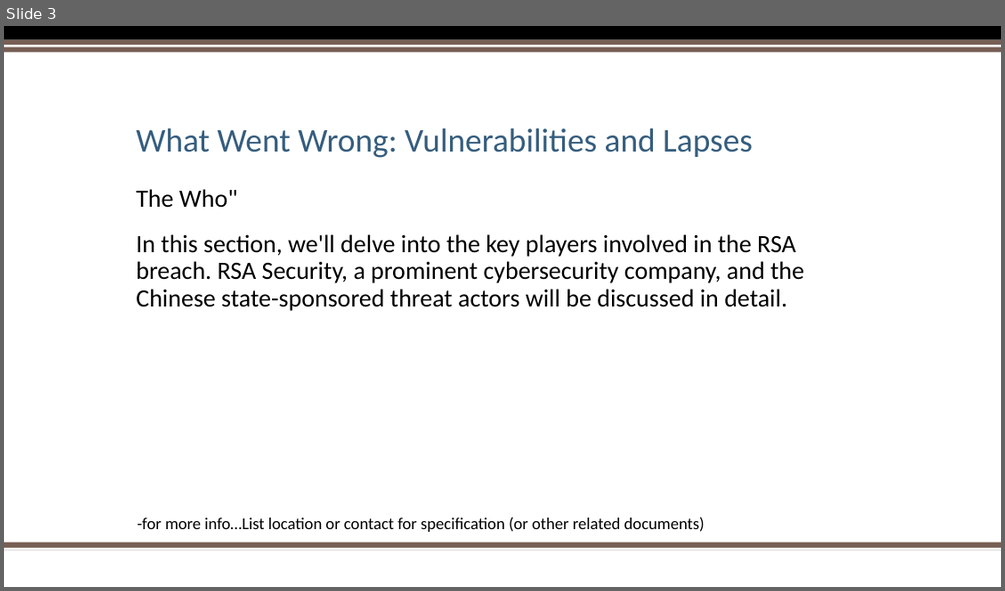
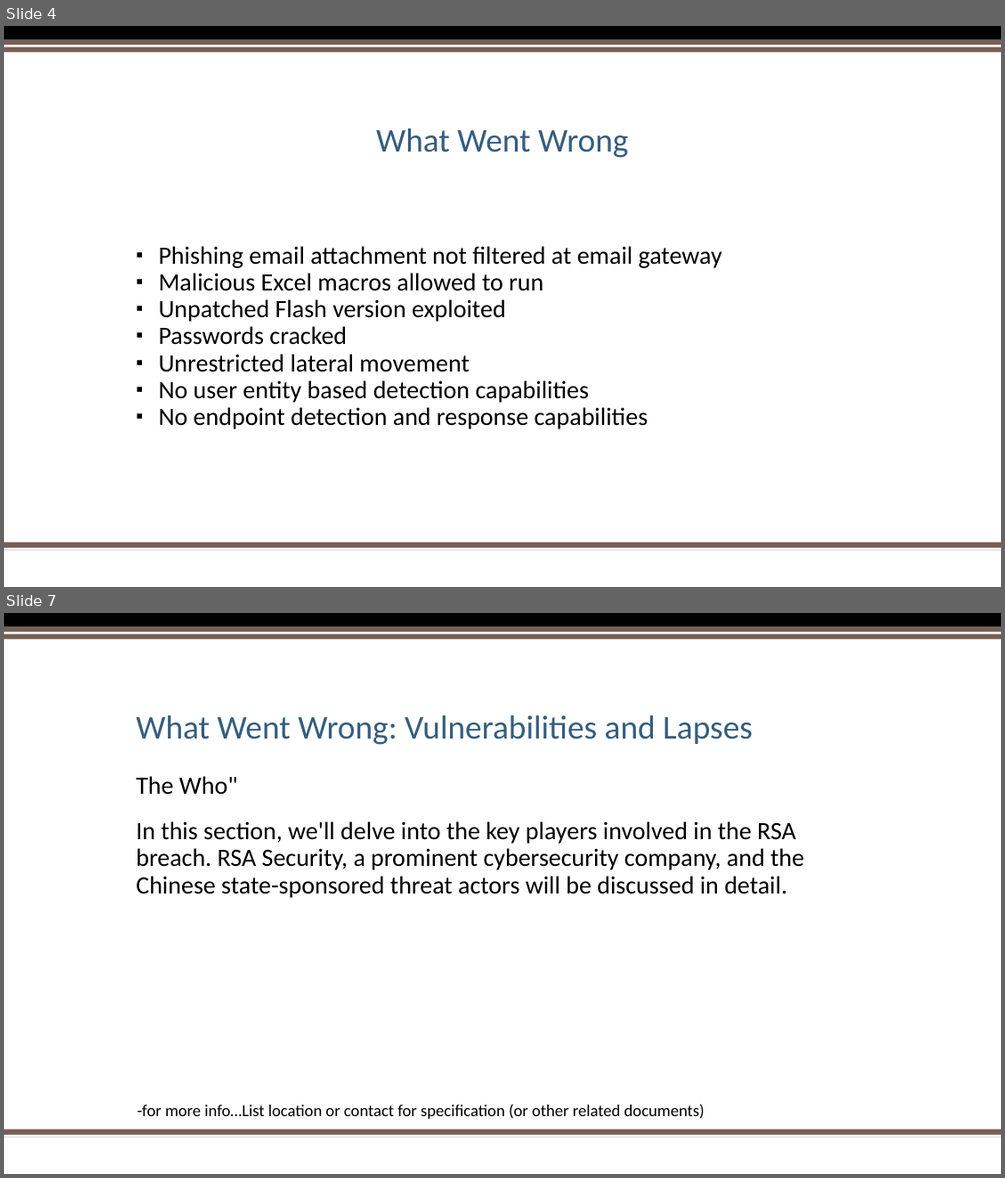
Before and after one commit to 0xTestbuild/IncidentResponseTeam8, a slide deck: lastname_Team8_FA_SlideDeck.pptx. Shown one above the other, each under a label of ours: slide 3 before the commit, slides 4 and 7 after it; the slides between them are not shown. The pictures are 1005x591 and 1005x1178 pixels, drawn with LibreOffice and Linux fonts; fonts in the diff are those of the drawing; background and template pictures are left out. Boxes give left, top, right and bottom in pixels: in the first picture for what was removed or moved away, otherwise in the second. Text is boxed around its words. In the diff, an @@ line names an element or a change of style, - is before the commit and + after.

```diff
--- a/lastname_Team8_FA_SlideDeck.pptx
+++ b/lastname_Team8_FA_SlideDeck.pptx
@@ slide 4 added at <box>4,26,1001,587</box>, background #FFFFFF; not listed: 5 template elements that a slide beside it also shows @@
@@ title added at <box>376,128,628,158</box>, 32 pt, text #355D7E @@
+What Went Wrong
@@ text added at <box>159,246,722,429</box>, 24 pt, text #000000 @@
+▪ Phishing email attachment not filtered at email gateway
+▪ Malicious Excel macros allowed to run
+▪ Unpatched Flash version exploited
+▪ Passwords cracked
+▪ Unrestricted lateral movement
+▪ No user entity based detection capabilities
+▪ No endpoint detection and response capabilities
@@ what was slide 3 is now slide 7 @@
```
Also in this commit, not shown: 1 slide changed, 12 other slides added, 1 slide removed.
